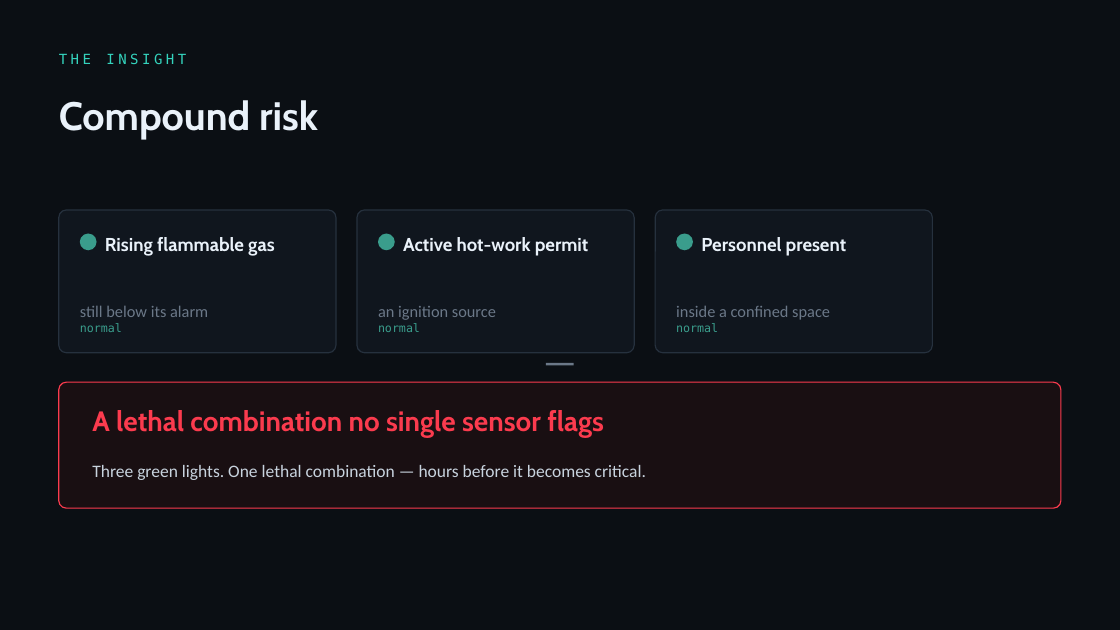
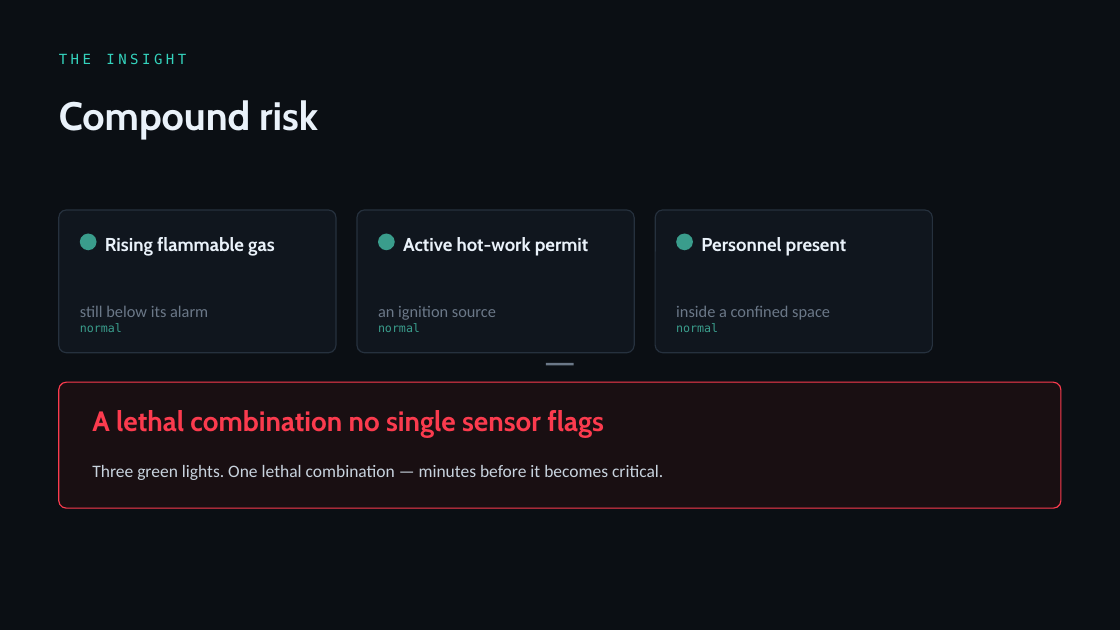
Before and after one commit to SaudSatopay/trinetra, a slide deck: slide 3 of docs/Trinetra_Deck.pptx. Drawn at 1120x630 pixels with LibreOffice and Linux fonts; fonts in the diff are those of the drawing. Boxes give left, top, right and bottom in pixels: in the first picture for what was removed or moved away, otherwise in the second. Text is boxed around its words. In the diff, an @@ line names an element or a change of style, - is before the commit and + after.

```diff
--- a/docs/Trinetra_Deck.pptx
+++ b/docs/Trinetra_Deck.pptx
@@ text at [92,465,663,480]: text changed @@
-Three green lights. One lethal combination — hours before it becomes critical.
+Three green lights. One lethal combination — minutes before it becomes critical.
```
Also in this commit, not shown: 5 other slides changed, 7 other files.
